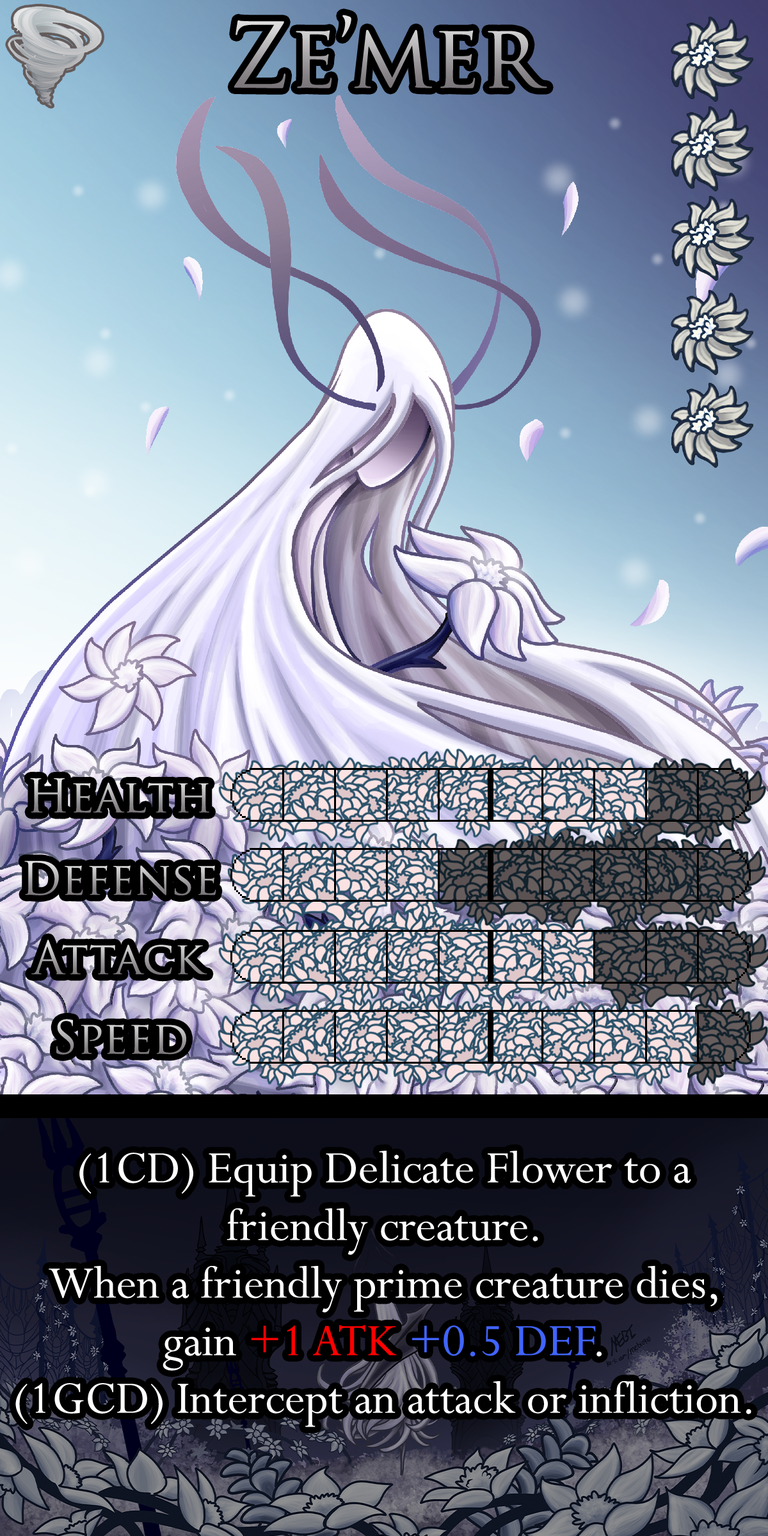
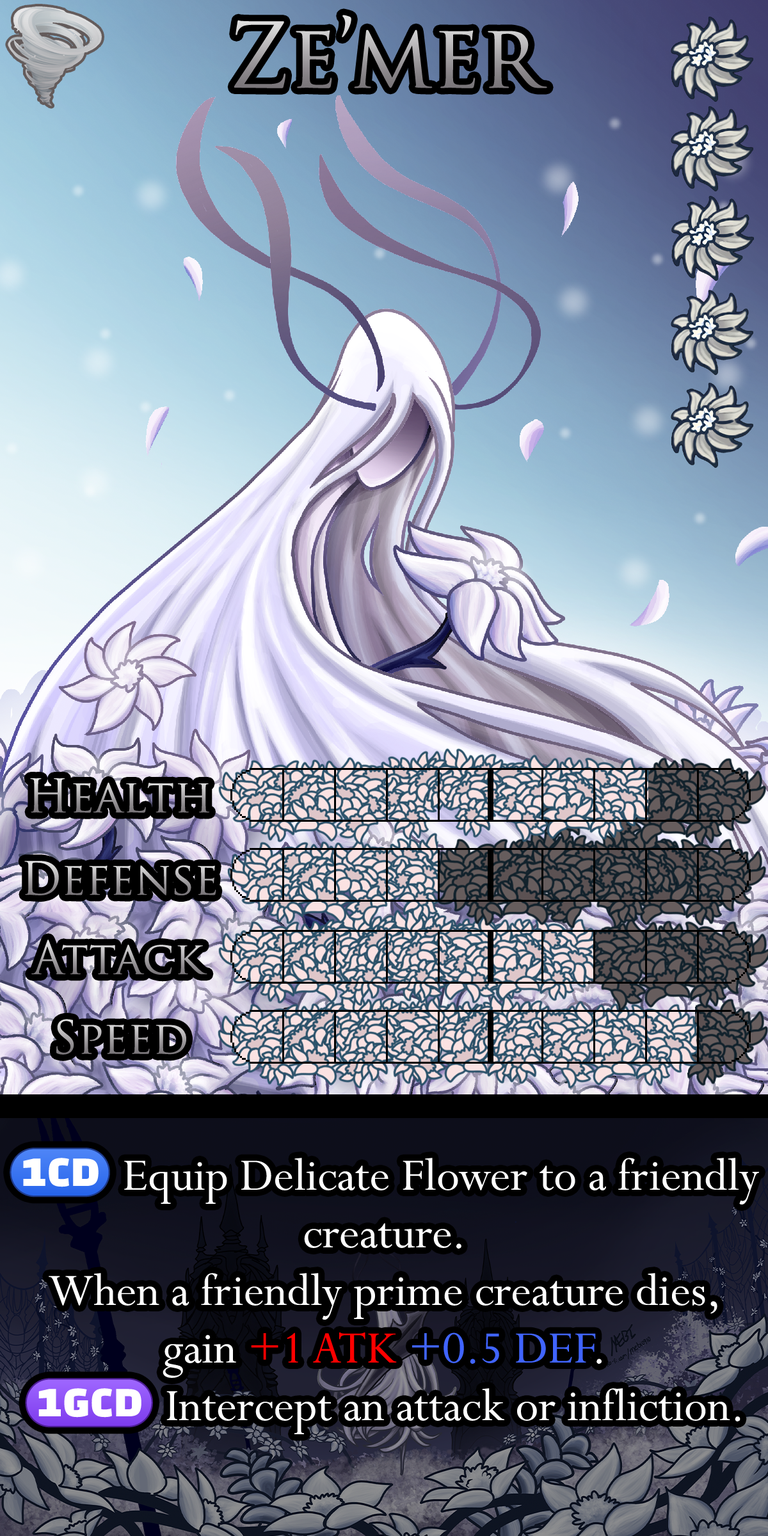
Layered file, before and after one edit (768x1536). Changes by layer:
painted on "Ability" over [9,1147,759,1435]
